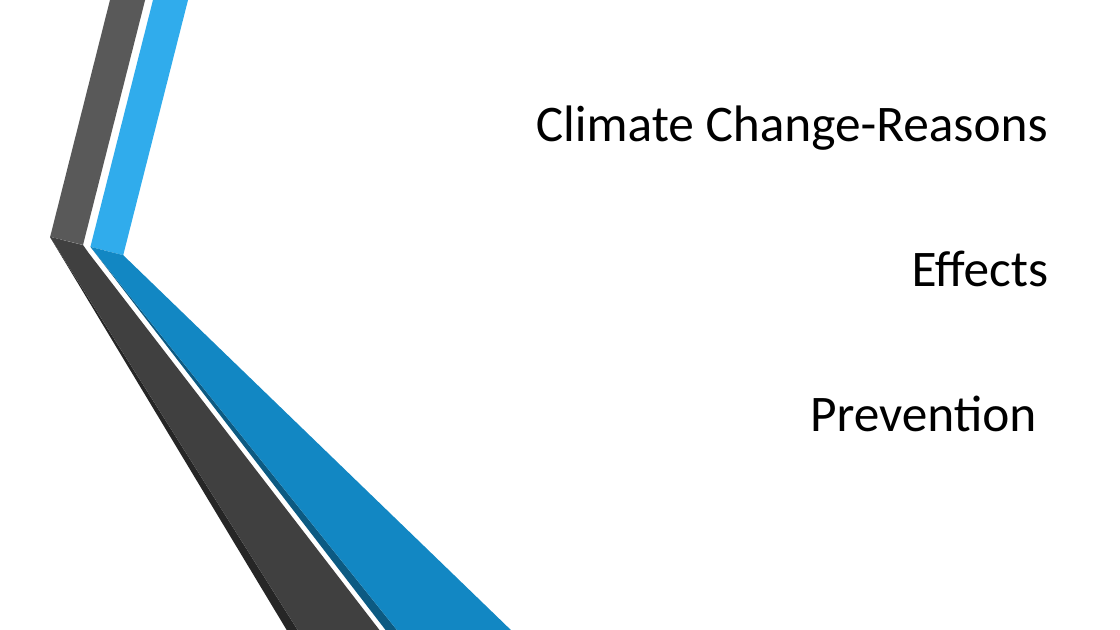
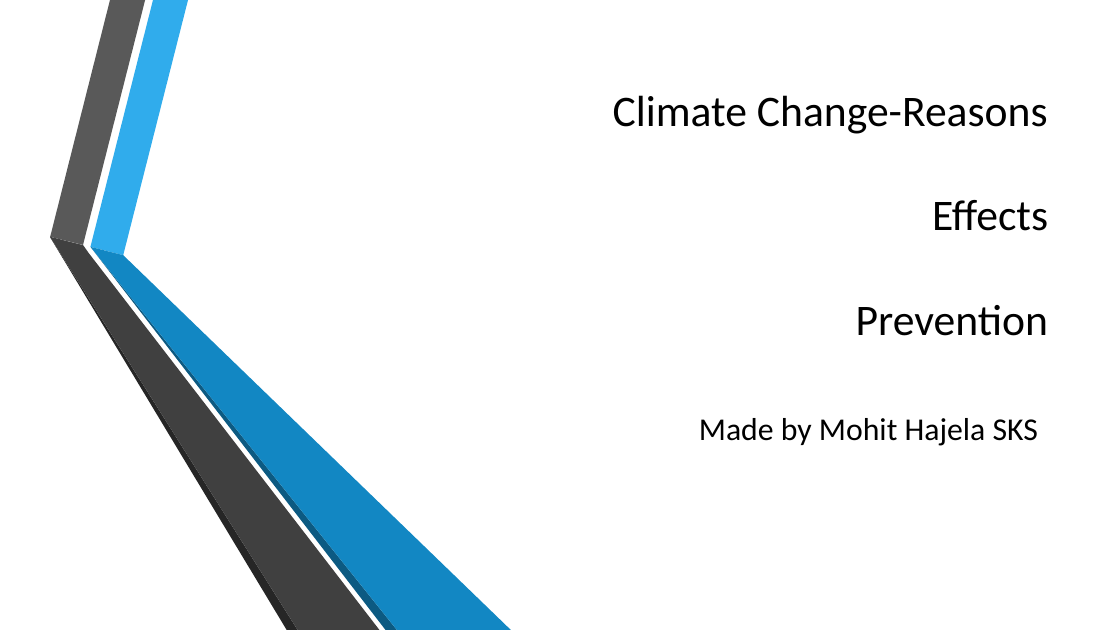
Before and after one commit to RajneeshhajelaAzure/Mohit, a slide deck: slide 1 of mohit hajela.pptx. Drawn at 1120x630 pixels with LibreOffice and Linux fonts; fonts in the diff are those of the drawing; background and template pictures are left out. Boxes give left, top, right and bottom in pixels: in the first picture for what was removed or moved away, otherwise in the second. Text is boxed around its words. In the diff, an @@ line names an element or a change of style, - is before the commit and + after.

```diff
--- a/mohit hajela.pptx
+++ b/mohit hajela.pptx
@@ subtitle at box(613, 95, 1048, 336): size 44 to 37.4 pt in "Climate Change-Reasons", "Effects", "Prevention"; line spacing 0.9 to 0.7; less space between paragraphs @@
@@ subtitle at box(699, 418, 1038, 446): paragraph added @@
+Made by Mohit Hajela SKS
```
